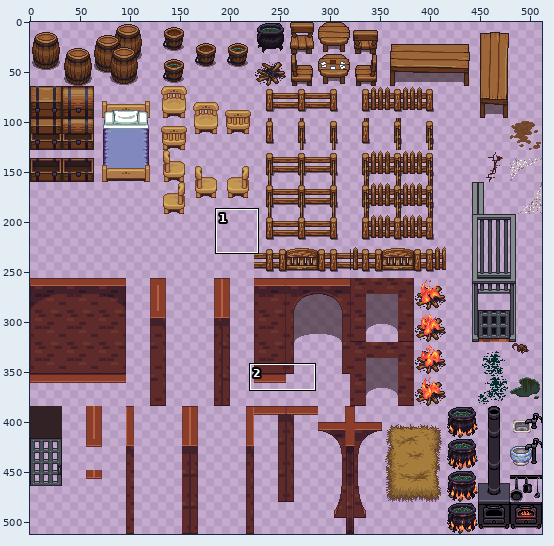
File history of a sprite sheet, res/Tileset-Interior.png. Above: a wide view before the commit, with the close-up outlined.
Close-up. Old version:
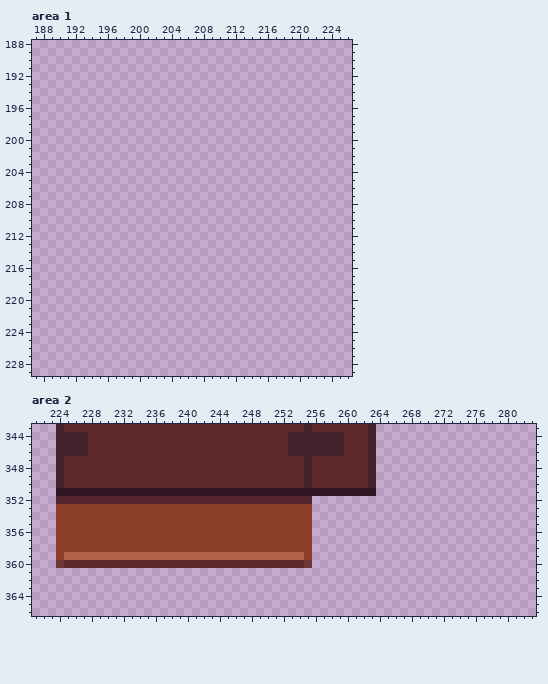
The file is 512x512 pixels. Colours within 5 levels of each other are drawn and written as one. Shown: area 1: x 187..226, y 188..229; area 2: x 221..283, y 343..366. The commit also changed other parts of the picture, which this record leaves out.
And afterwards:
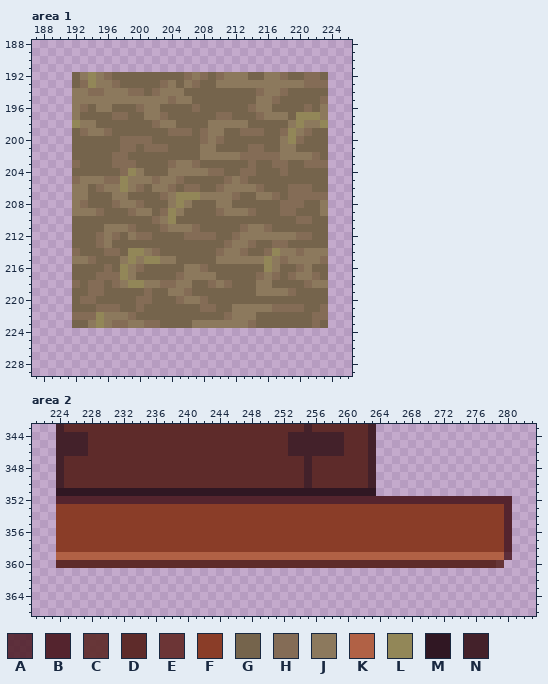
Palette (. is transparent): A #54242ee9  B #54242e  C #5e2b2ae9  D #5e2b2a  E #6c3536  F #8a3d28  G #75644c  H #846c56  J #8c795d  K #b16145  L #928758  M #301723  N #43212a
What changed:
Area 1:
y 192: x 192..223 ................................ -> GJLJHGGGGGGGGGHJHGHJJJGGJJHGGHHG
y 193: x 192..223 ................................ -> GHLJJHGGGGGHJGJHGGJJJJJJJJJJJHHH
y 194: x 192..223 ................................ -> JJHHJJJHHGHJJJGGGGGGGGGHJJHGGGGG
y 195: x 192..223 ................................ -> JJJJJJJJJJJJHJJGGGGGGGGJJHGGGGGH
y 196: x 192..223 ................................ -> JHGJJGGGHJJGGGGHGGGGGGHJJGGGGHGJ
y 197: x 192..223 ................................ -> JGGGGHHGGJJHGGGGGGHHGGGHJJJGLLLJ
y 198: x 192..223 ................................ -> LJJGGGGGGGHJJGGGGJJJJJGGGGGJLJJL
y 199: x 192..223 ................................ -> GHJJHGGGGGGGHHHGHJJGGHHHGGHLJHGG
y 200: x 192..223 ................................ -> GGGGGGHHHHGGGGGGHJHGGGGGGGJLHGGG
y 201: x 192..223 ................................ -> GGGGGGHHGHHHGGGGJJGGGGHHGGJJGGGG
y 202: x 192..223 ................................ -> GGGGGHHGGGGGGGGGJJJJJHHHHHJJJJHG
y 203: x 192..223 ................................ -> HGGGGHHHGGGGHJJHGGGGGGHGGHHGGHHH
y 204: x 192..223 ................................ -> GGGGGGHLJGGGJJJJJHHGGHHGGGHGGGGG
y 205: x 192..223 ................................ -> HJJJHHLJJJHJJHGGGGGHJHGGGGGGGGGG
y 206: x 192..223 ................................ -> JJGHJJLJHGJJHGHHGGHJJJJHGGGHHHGG
y 207: x 192..223 ................................ -> JJGGGJJGGGGHJLLLJJJJHGGJJHGHHHHH
y 208: x 192..223 ................................ -> JHGGGHJJHGGGJLJGGGJJGGGGGGHHHGGJ
y 209: x 192..223 ................................ -> JJJHGGGHJJGHLJGGGGHJJJHGGGHHGGGJ
y 210: x 192..223 ................................ -> GGGGGGGGGGHJLGGGGGGGGGGGGGGGHHGG
y 211: x 192..223 ................................ -> GGGGJJJHGGGHJJJHGGGGGHJJHGGGGGGG
y 212: x 192..223 ................................ -> GGGHJHGJHHGGGGHHHHGGHJJJJJJJHHGG
y 213: x 192..223 ................................ -> GGGHJGGGGGGGGGGGGGGHJJHGGHHGGGGG
y 214: x 192..223 ................................ -> HGGGHHGLLJHGGGGGGGHJJHGGHLJJHJJJ
y 215: x 192..223 ................................ -> JJHGGGJLJLLJJGGGGGJJJJJJLJHJJJJH
y 216: x 192..223 ................................ -> GGGGHGLJHGGGGGJJHGGGGGGGLJGGHJGG
y 217: x 192..223 ................................ -> GGGHHHLJGGGGGHJJJJGGGGGHJHGHJJHG
y 218: x 192..223 ................................ -> HGHHGHJLLJJHHJJGGHJHGGGJJGGGGHJJ
y 219: x 192..223 ................................ -> GGHHGGGGGHGGJJHGGGGGGGGJJJJHGGGG
y 220: x 192..223 ................................ -> GHHGGGGGHHGGGHJJHGGGGGGGGGGGGGGG
y 221: x 192..223 ................................ -> GGGHHHGGHGGGGGGGHHGGJJJJJHHHHGGH
y 222: x 192..223 ................................ -> HHHLJJJHGGGGGGGGGGGHJJJGGGGGGGHH
y 223: x 192..223 ................................ -> GGJLJHHJJHHGGGGJJJJJJJHGGGGGGGHG
Area 2:
y 352: x 256..280 ......................... -> BBBBBBBBBBBBBBBBBBBBBBBBB
y 353..358: x 256..280 ......................... -> FFFFFFFFFFFFFFFFFFFFFFFFB
y 359: x 224 F -> K; x 255..280 F......................... -> KKKKKKKKKKKKKKKKKKKKKKKKKA
y 360: x 224 E -> D; x 255..279 E........................ -> DDDDDDDDDDDDDDDDDDDDDDDDC
Boxes around the changes in both close-ups, in picture pixels (x1, y1, x2, y2):
added: (72, 72, 328, 328)
changed: (304, 496, 512, 568)
changed: (56, 552, 64, 568)
